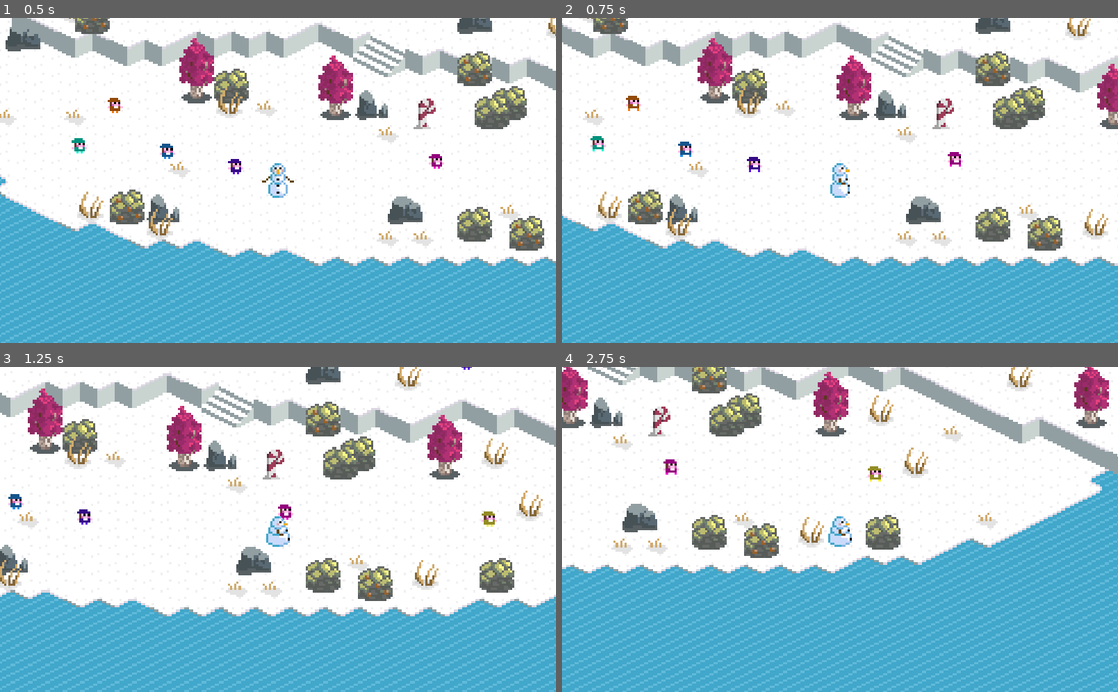
Above: before the commit, frames 1-4 (two rows, left to right).
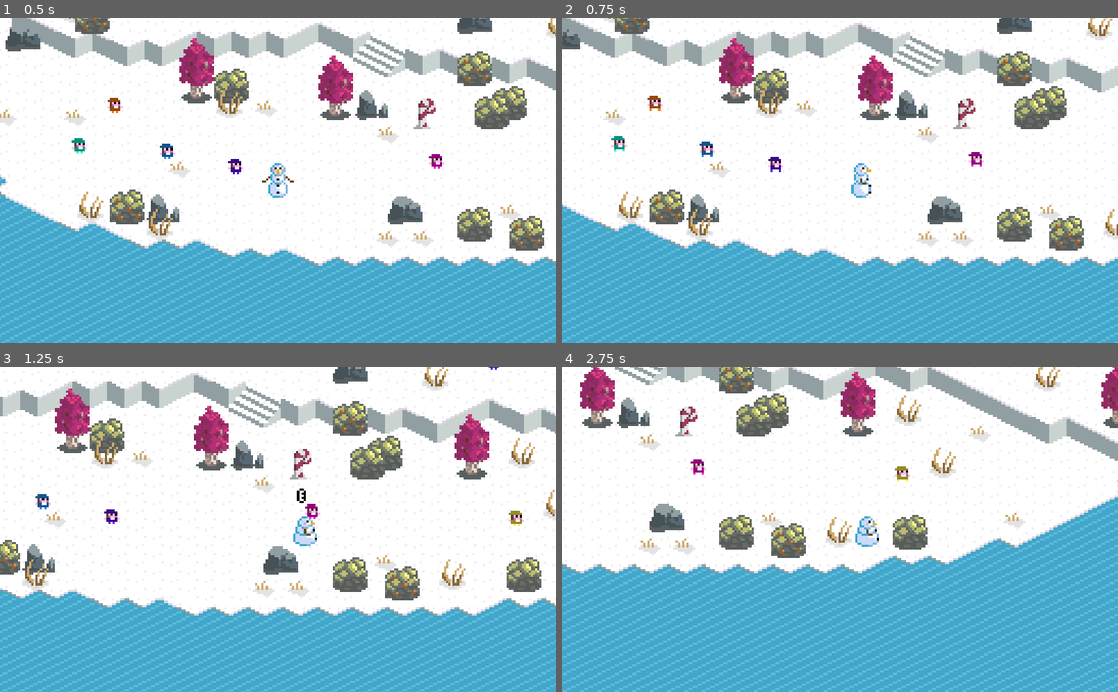
Above: after the commit, the same moments.

Repository: Cyloci/cozy-jam
Game: Godot game, scene res://World.tscn
Same seed, same stepped clock (60 frames per second), same inputs: the game is played once before the commit and once after it.
Inputs:
- Up to frame 1 (0.5 s): no input
- Up to frame 2 (0.75 s): hold D (right) from 0.53 s (still down)
- Up to frame 3 (1.25 s): keep holding D (right)
- Up to frame 4 (2.75 s): release D (right) at 1.28 s; hold S (down) 1.28-2.03 s; hold D (right) from 2.03 s (still down)

Frame 1 is identical in both runs. In frame 2, 34% of the frame differs, in the area x 0-100%, y 0-100%; in frame 3, 37%; in frame 4, 42%.

Commit message:
show chat indicator when near an Elf

Diff:
--- a/Elf.gd
+++ b/Elf.gd
@@ -57,3 +57,14 @@
 	)
 	target_position = start_position + random_delta_vector
 	state = WANDER
+
+func _on_Area2D_body_entered(body):
+	if not body is Player:
+		return
+	$Icons.frame = 2
+	$Icons.visible = true
+
+func _on_Area2D_body_exited(body):
+	if not body is Player:
+		return
+	$Icons.visible = false
--- a/Elf.tscn
+++ b/Elf.tscn
@@ -1,7 +1,8 @@
-[gd_scene load_steps=6 format=2]
+[gd_scene load_steps=8 format=2]
 
 [ext_resource path="res://elf.png" type="Texture" id=1]
 [ext_resource path="res://Elf.gd" type="Script" id=2]
+[ext_resource path="res://icons.png" type="Texture" id=3]
 
 [sub_resource type="CircleShape2D" id=1]
 radius = 2.96684
@@ -112,6 +113,8 @@
 "values": [ false ]
 }
 
+[sub_resource type="CircleShape2D" id=4]
+
 [node name="Elf" type="KinematicBody2D"]
 script = ExtResource( 2 )
 
@@ -140,4 +143,18 @@
 vframes = 2
 frame = 5
 
+[node name="Area2D" type="Area2D" parent="."]
+
+[node name="CollisionShape2D" type="CollisionShape2D" parent="Area2D"]
+shape = SubResource( 4 )
+
+[node name="Icons" type="Sprite" parent="."]
+visible = false
+position = Vector2( -4.63626, -6.33864 )
+texture = ExtResource( 3 )
+hframes = 16
+vframes = 8
+
 [connection signal="timeout" from="WanderTimer" to="." method="_on_WanderTimer_timeout"]
+[connection signal="body_entered" from="Area2D" to="." method="_on_Area2D_body_entered"]
+[connection signal="body_exited" from="Area2D" to="." method="_on_Area2D_body_exited"]
--- a/Player.gd
+++ b/Player.gd
@@ -1,4 +1,6 @@
 extends KinematicBody2D
+
+class_name Player
 
 export (int) var speed = 100
 
--- a/Player.tscn
+++ b/Player.tscn
@@ -88,6 +88,8 @@
 [node name="Camera2D" type="Camera2D" parent="."]
 current = true
 zoom = Vector2( 0.25, 0.25 )
+smoothing_enabled = true
+smoothing_speed = 7.0
 
 [node name="AnimationPlayer" type="AnimationPlayer" parent="."]
 anims/WalkBack = SubResource( 2 )
--- a/World.tscn
+++ b/World.tscn
@@ -243,8 +243,14 @@
 4/z_index = 0
 
 [node name="World" type="Node2D"]
+__meta__ = {
+"_edit_lock_": true
+}
 
 [node name="TileMaps" type="Node2D" parent="."]
+__meta__ = {
+"_edit_lock_": true
+}
 
 [node name="Level" type="TileMap" parent="TileMaps"]
 mode = 1
@@ -252,6 +258,9 @@
 cell_size = Vector2( 16, 8 )
 cell_custom_transform = Transform2D( 16, 0, 0, 8, 0, 0 )
 format = 1
+__meta__ = {
+"_edit_lock_": true
+}
 
 [node name="Level0" type="TileMap" parent="TileMaps"]
 mode = 1
@@ -260,6 +269,9 @@
 cell_custom_transform = Transform2D( 16, 0, 0, 8, 0, 0 )
 format = 1
 tile_data = PoolIntArray( -4128797, 2, 0, -4128796, 2, 0, -4128795, 2, 0, -4128794, 2, 0, -4128791, 2, 0, -4128790, 2,  …(151196 unchanged characters)…
+__meta__ = {
+"_edit_lock_": true
+}
 
 [node name="Level1" type="TileMap" parent="TileMaps"]
 mode = 1
@@ -268,6 +280,9 @@
 cell_custom_transform = Transform2D( 16, 0, 0, 8, 0, 0 )
 format = 1
 tile_data = PoolIntArray( -2621463, 1, 1, -2621462, 1, 2, -2621461, 1, 2, -2621460, 1, 2, -2621459, 1, 65538, -2555930, …(31779 unchanged characters)…
+__meta__ = {
+"_edit_lock_": true
+}
 
 [node name="Level2" type="TileMap" parent="TileMaps"]
 mode = 1
@@ -276,6 +291,9 @@
 cell_custom_transform = Transform2D( 16, 0, 0, 8, 0, 0 )
 format = 1
 tile_data = PoolIntArray( -2621465, 1, 1, -2621464, 1, 2, -2621463, 1, 2, -2621462, 1, 2, -2621461, 1, 2, -2621460, 1,  …(16662 unchanged characters)…
+__meta__ = {
+"_edit_lock_": true
+}
 
 [node name="Level3" type="TileMap" parent="TileMaps"]
 mode = 1
@@ -284,6 +302,9 @@
 cell_custom_transform = Transform2D( 16, 0, 0, 8, 0, 0 )
 format = 1
 tile_data = PoolIntArray( -1441803, 1, 1, -1441802, 1, 2, -1441801, 1, 2, -1441800, 1, 2, -1441799, 1, 2, -1441798, 1,  …(5602 unchanged characters)…
+__meta__ = {
+"_edit_lock_": true
+}
 
 [node name="Level4" type="TileMap" parent="TileMaps"]
 mode = 1
@@ -292,6 +313,9 @@
 cell_custom_transform = Transform2D( 16, 0, 0, 8, 0, 0 )
 format = 1
 tile_data = PoolIntArray( -1179665, 1, 1, -1179664, 1, 2, -1179663, 1, 65538, -1114129, 1, 0, -1114128, 1, 65537, -1114127, 1, 131074, -1048593, 1, 65536, -1048592, 1, 131072, -1048591, 1, 131073 )
+__meta__ = {
+"_edit_lock_": true
+}
 
 [node name="Floor Details" type="TileMap" parent="."]
 mode = 1
@@ -300,8 +324,14 @@
 cell_custom_transform = Transform2D( 16, 0, 0, 8, 0, 0 )
 format = 1
 tile_data = PoolIntArray( -2555927, 3, 0, -2162708, 3, 0, -2162703, 3, 0, -1900544, 3, 0, -1310713, 3, 0, -851952, 3, 0 …(376 unchanged characters)…
+__meta__ = {
+"_edit_lock_": true
+}
 
 [node name="YSort" type="YSort" parent="."]
+__meta__ = {
+"_edit_lock_": true
+}
 
 [node name="Details" type="TileMap" parent="YSort"]
 mode = 1
@@ -311,11 +341,17 @@
 cell_y_sort = true
 format = 1
 tile_data = PoolIntArray( -2752537, 5, 1, -2752536, 5, 1, -2687000, 3, 3, -2686999, 4, 0, -2686995, 5, 1, -2621470, 5,  …(2991 unchanged characters)…
+__meta__ = {
+"_edit_lock_": true
+}
 
 [node name="Player" parent="YSort" instance=ExtResource( 1 )]
 position = Vector2( -82.544, 111.73 )
 
 [node name="Elves" type="YSort" parent="YSort"]
+__meta__ = {
+"_edit_lock_": true
+}
 
 [node name="Elf" parent="YSort/Elves" instance=ExtResource( 3 )]
 position = Vector2( -102.43, 104.754 )
--- a/project.godot
+++ b/project.godot
@@ -7,6 +7,16 @@
 ;   param=value ; assign values to parameters
 
 config_version=4
+
+_global_script_classes=[ {
+"base": "KinematicBody2D",
+"class": "Player",
+"language": "GDScript",
+"path": "res://Player.gd"
+} ]
+_global_script_class_icons={
+"Player": ""
+}
 
 [application]
 
Binary file added: icons.png
Not shown, added: icons.png.import
